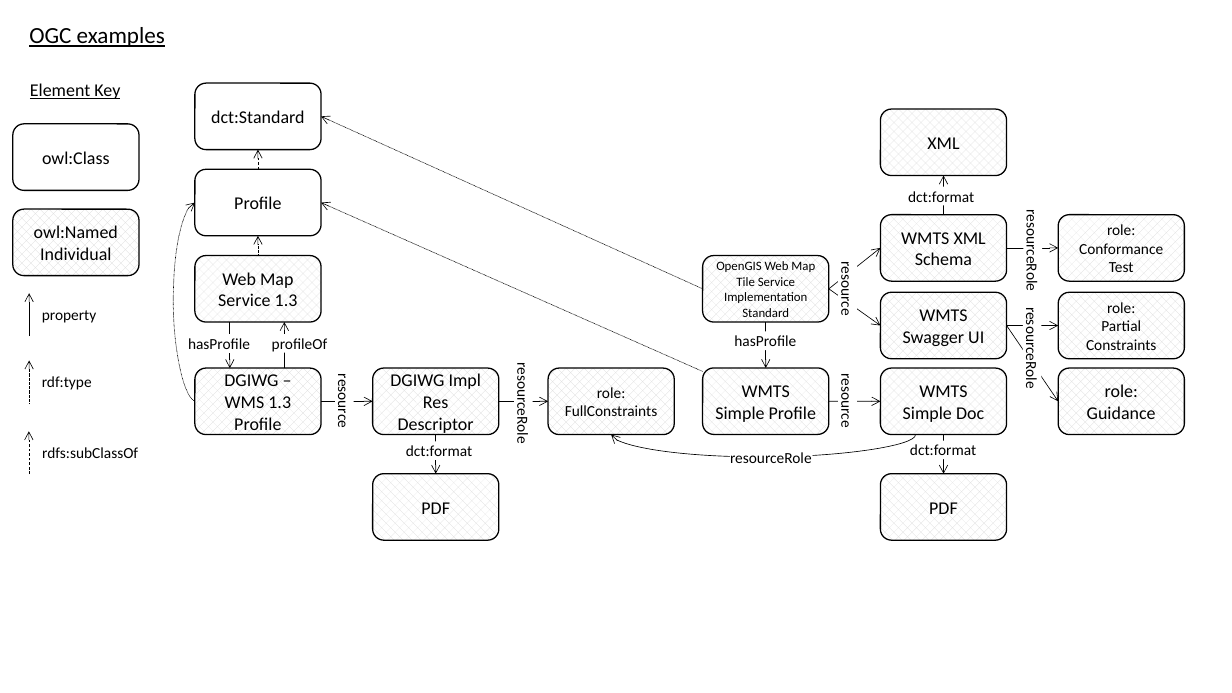
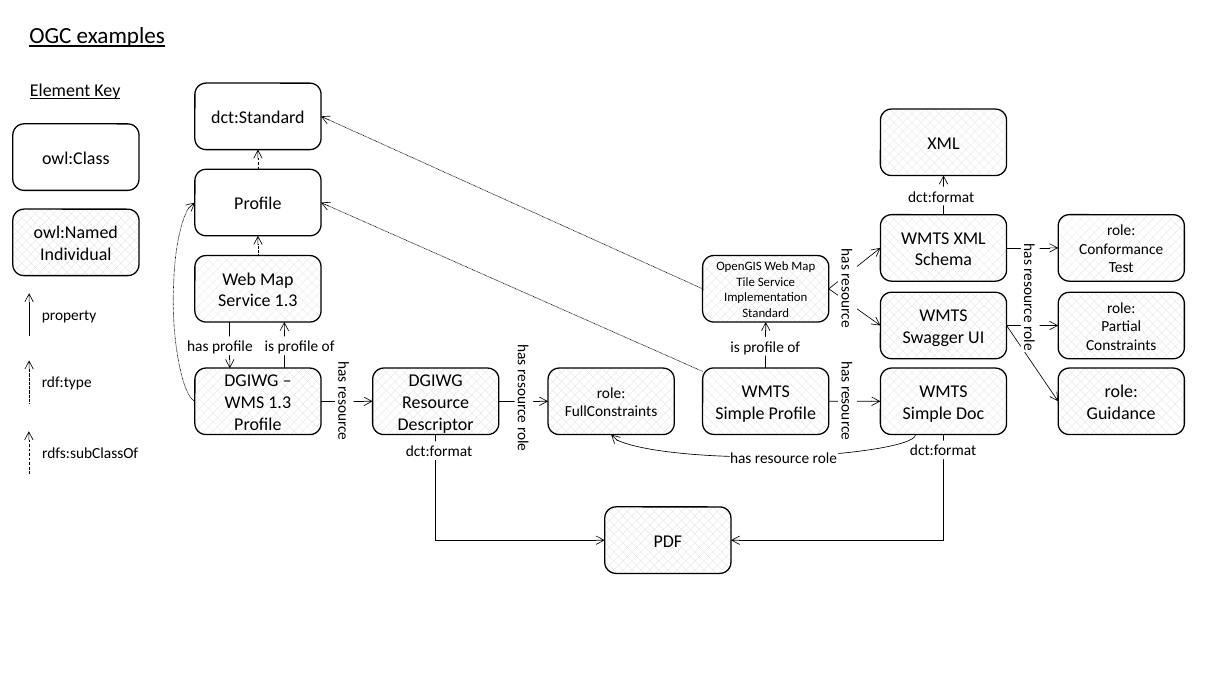
Before and after one commit to w3c/dxwg, a slide deck: slide 7 of profilesont/diagrams.pptx. Drawn at 1232x693 pixels with LibreOffice and Linux fonts; fonts in the diff are those of the drawing. Boxes give left, top, right and bottom in pixels: in the first picture for what was removed or moved away, otherwise in the second. Text is boxed around its words. In the diff, an @@ line names an element or a change of style, - is before the commit and + after.

```diff
--- a/profilesont/diagrams.pptx
+++ b/profilesont/diagrams.pptx
@@ rectangle removed at [1024, 210, 1042, 293] @@
-resourceRole
@@ text in rectangle at [837, 251, 856, 327]: text changed @@
-resource
+has resource
@@ rectangle "has resource": place and size @@
-rectangle "has resource" at [839, 261, 857, 316]
+rectangle "has resource" at [839, 248, 857, 329]
@@ rectangle added at [1021, 244, 1039, 352], fill #FFFFFF, 12 pt, text #000000 @@
+has resource role
@@ arrow moved from (766, 323) - (766, 368) to (766, 368) - (766, 323) @@
@@ rectangle removed at [1023, 307, 1041, 390] @@
-resourceRole
@@ text at [187, 340, 253, 356]: text changed @@
-hasProfile
+has profile
@@ text added at [265, 340, 335, 356], 12 pt, text #000000 @@
+is profile of
@@ rectangle removed at [272, 334, 328, 352] @@
-profileOf
@@ rectangle added at [514, 344, 533, 452], fill #FFFFFF, 12 pt, text #000000 @@
+has resource role
@@ text added at [730, 341, 800, 357], 12 pt, text #000000 @@
+is profile of
@@ text removed at [734, 335, 796, 351] @@
-hasProfile
@@ text in rectangle at [334, 363, 353, 439]: text changed @@
-resource
+has resource
@@ rectangle "has resource": place and size @@
-rectangle "has resource" at [335, 374, 354, 428]
+rectangle "has resource" at [335, 361, 354, 441]
@@ text in rounded rectangle at [398, 374, 474, 435]: text changed @@
-DGIWG Impl Res Descriptor
+DGIWG Resource Descriptor
@@ rectangle removed at [514, 363, 533, 445] @@
-resourceRole
@@ text in rectangle at [837, 363, 856, 439]: text changed @@
-resource
+has resource
@@ rectangle "has resource": place and size @@
-rectangle "has resource" at [839, 374, 857, 428]
+rectangle "has resource" at [839, 361, 857, 441]
@@ arrow removed from (436, 434) to (436, 474) @@
@@ elbow arrow added from (436, 434) to (605, 541), #000000 0.5 pt @@
@@ elbow arrow added from (944, 434) to (731, 541), #000000 0.5 pt @@
@@ arrow removed from (944, 434) to (944, 474) @@
@@ text at [730, 452, 837, 463]: text changed @@
-resourceRole
+has resource role
@@ rounded rectangle removed at [881, 474, 1007, 541] @@
-PDF
@@ rounded rectangle "PDF": place and size @@
-rounded rectangle "PDF" at [372, 474, 499, 541]
+rounded rectangle "PDF" at [605, 507, 732, 574]
```
Also in this commit, not shown: 8 other slides changed, 12 other files.
